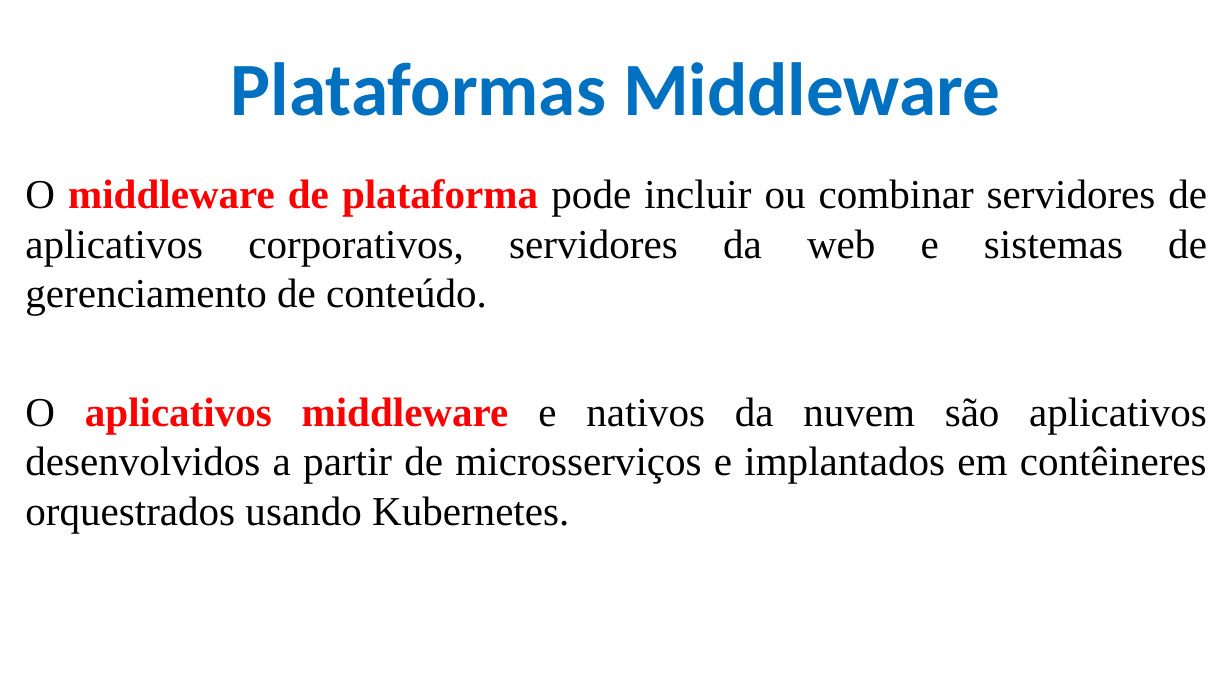
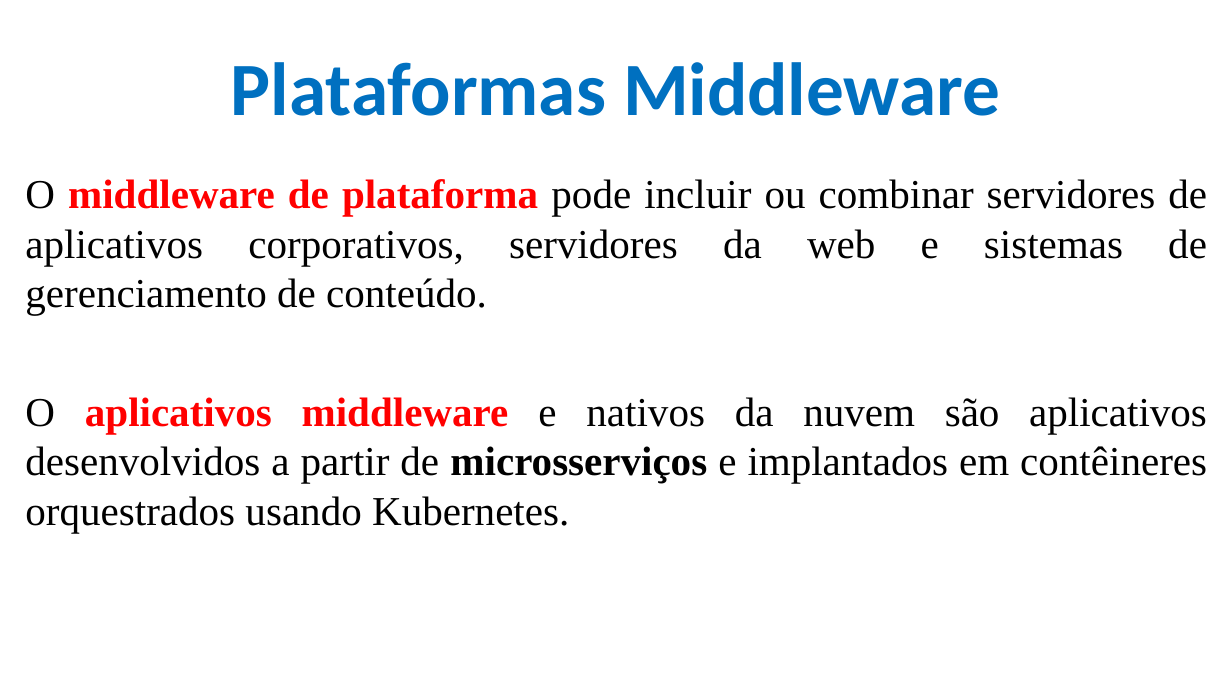
Before and after one commit to CloudEducationBrazil/WydenArea1AplicacaoCloudIndustria40Python, a slide deck: slide 12 of 01 Classes/Aula 02 - Aplicação Cloud Indústria 40 Python.pptx. Drawn at 1232x693 pixels with LibreOffice and Linux fonts; fonts in the diff are those of the drawing; background and template pictures are left out. Boxes give left, top, right and bottom in pixels: in the first picture for what was removed or moved away, otherwise in the second. Text is boxed around its words. In the diff, an @@ line names an element or a change of style, - is before the commit and + after.

```diff
--- a/01 Classes/Aula 02 - Aplicação Cloud Indústria 40 Python.pptx
+++ b/01 Classes/Aula 02 - Aplicação Cloud Indústria 40 Python.pptx
@@ text at bbox=[25, 397, 1207, 533]: bold on in "microsserviços" @@
```
Also in this commit, not shown: 6 other slides changed.
